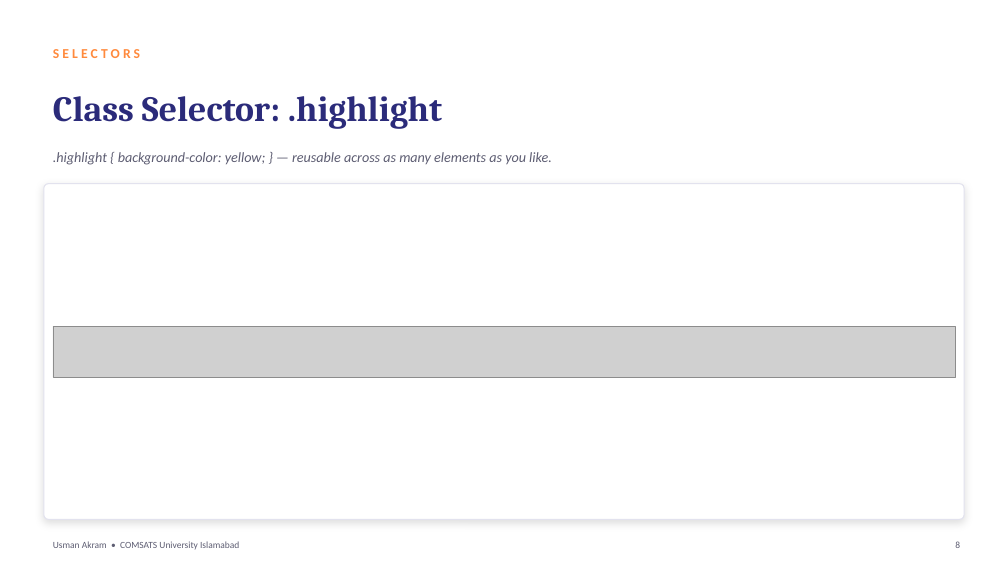
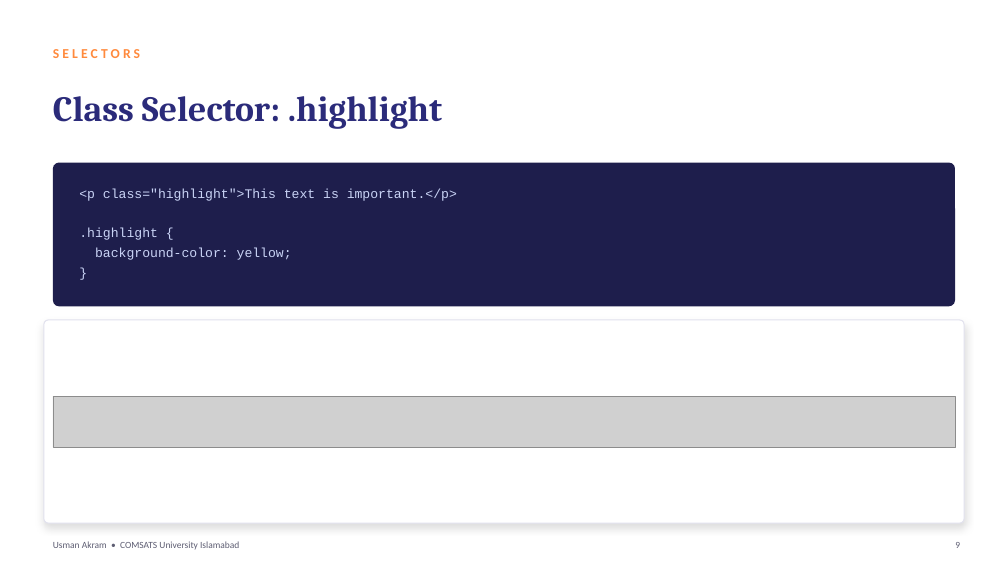
Before and after one commit to mua22/mern-web-book, a slide deck: slide 9 of slides/CSC336-Lecture-05-CSS-Fundamentals.pptx (slide 8 before the commit). Drawn at 1008x567 pixels with LibreOffice and Linux fonts; fonts in the diff are those of the drawing; grey boxes stand for pictures. Boxes give left, top, right and bottom in pixels: in the first picture for what was removed or moved away, otherwise in the second. Text is boxed around its words. In the diff, an @@ line names an element or a change of style, - is before the commit and + after.

```diff
--- a/slides/CSC336-Lecture-05-CSS-Fundamentals.pptx
+++ b/slides/CSC336-Lecture-05-CSS-Fundamentals.pptx
@@ text removed at [53, 152, 552, 165] @@
-.highlight { background-color: yellow; } — reusable across as many elements as you like.
@@ rounded rectangle added at [53, 163, 955, 306], fill #1E1E4C @@
@@ text added at [79, 189, 457, 260], 12.5 pt, text #C9D3F5 @@
+<p class="highlight">This text is important.</p>
+.highlight {
+background-color: yellow;
+}
@@ rounded rectangle: place and size @@
-rounded rectangle at [44, 184, 964, 520]
+rounded rectangle at [44, 320, 964, 523]
@@ rounded rectangle at [44, 320, 964, 523]: proportions changed @@
@@ picture: place and size @@
-picture at [53, 326, 955, 377]
+picture at [53, 396, 955, 447]
```
Also in this commit, not shown: 27 other slides changed, 1 slide added, 2 other files.
